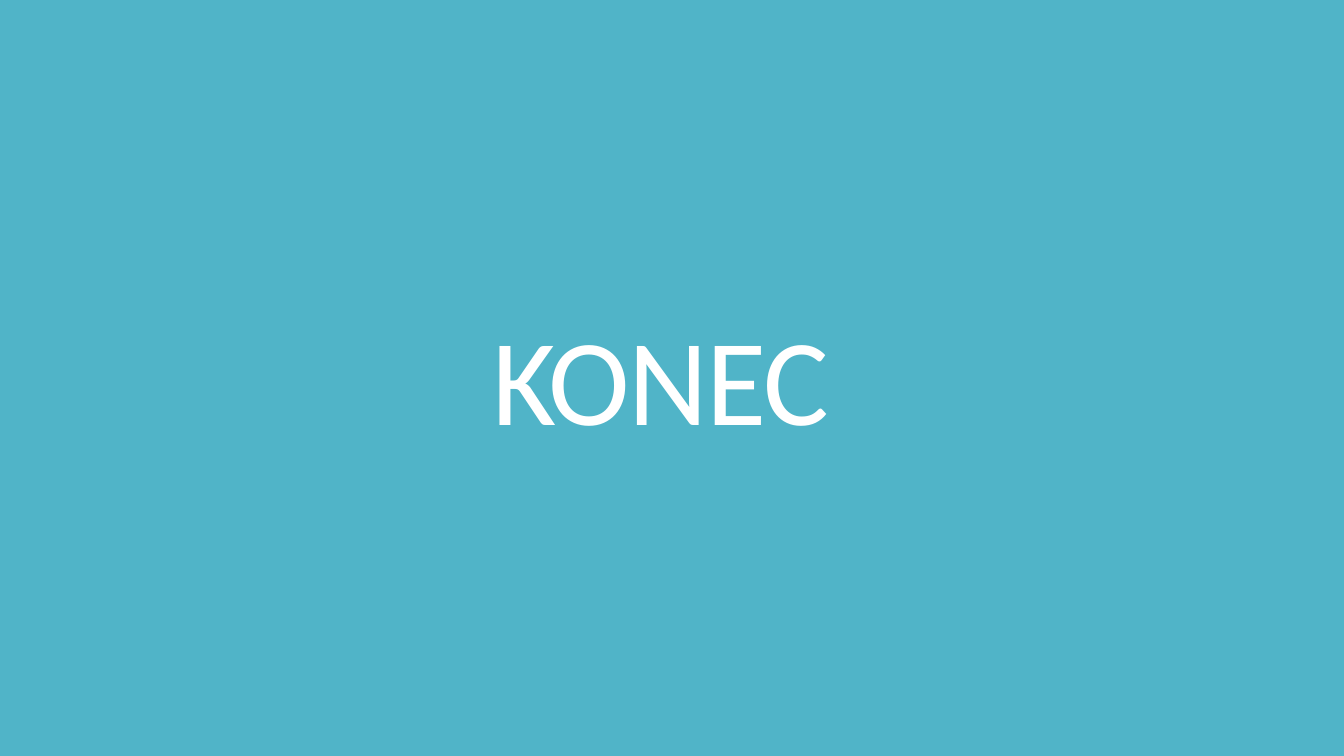
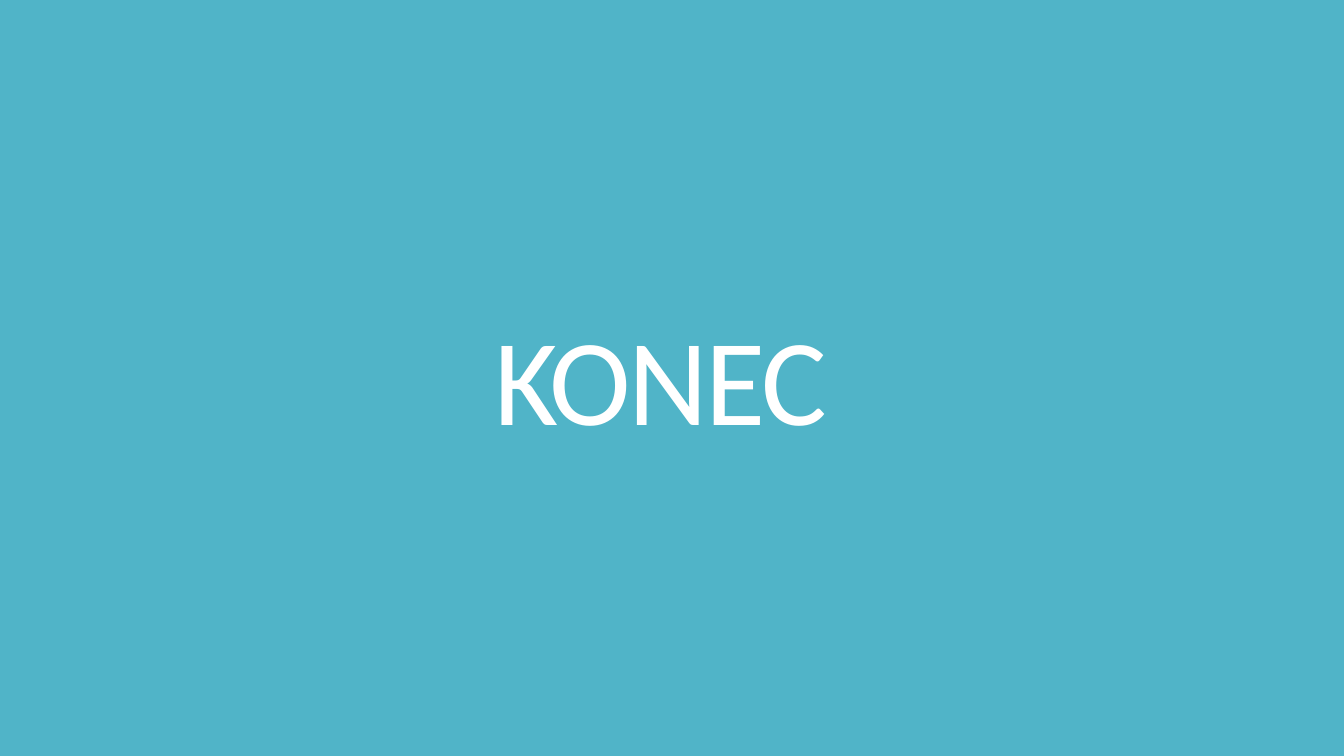
Before and after one commit to 3-letnik-UN-2021-2022/rri-projekt-skupina6, a slide deck: slide 13 of dokumentacija/predstavitev.pptx (slide 9 before the commit). Drawn at 1344x756 pixels with LibreOffice and Linux fonts; fonts in the diff are those of the drawing. Boxes give left, top, right and bottom in pixels: in the first picture for what was removed or moved away, otherwise in the second. Text is boxed around its words. In the diff, an @@ line names an element or a change of style, - is before the commit and + after.

```diff
--- a/dokumentacija/predstavitev.pptx
+++ b/dokumentacija/predstavitev.pptx
@@ title "KONEC" at (495,345,827,426): letter spacing -1.2 to -2 pt @@
```
Also in this commit, not shown: 8 other slides changed, 4 slides added, 1 other file.
